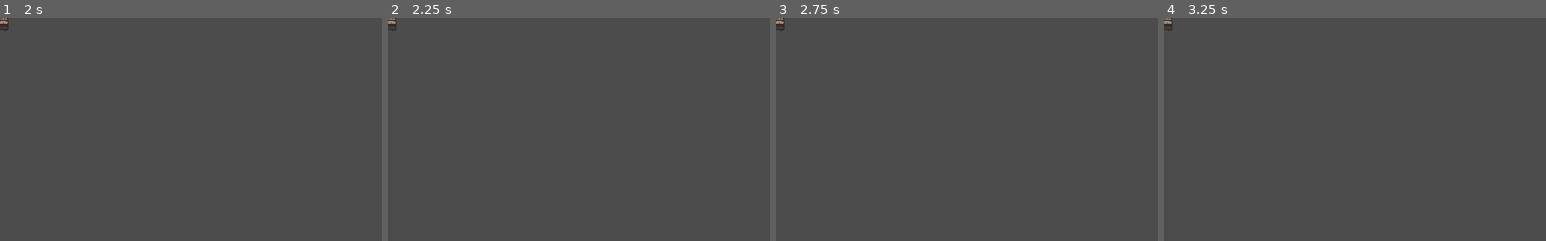
Above: before the commit, frames 1-4 (left to right).
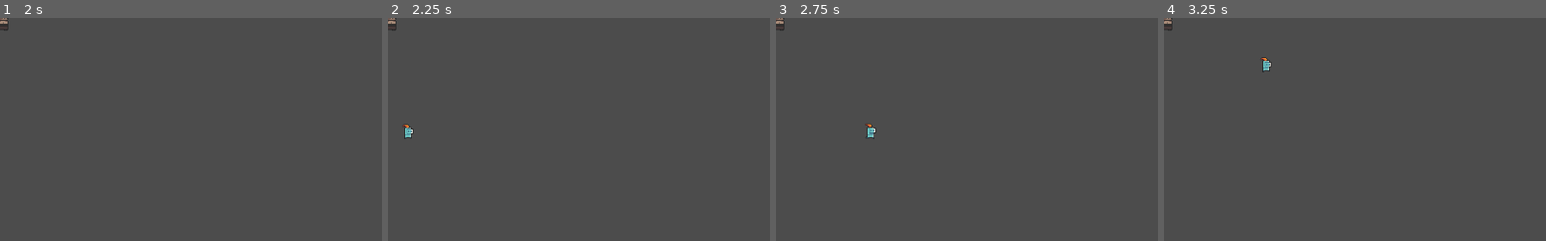
Above: after the commit, the same moments.

Repository: josephmbustamante/ludum-dare-45
Game: Godot game, scene res://Scenes/Main.tscn
The game is run twice, just before and just after one commit, with the same random seed, the same clock (stepped at 60 frames per second) and the same inputs. Before the commit the project has no main scene; this scene is started directly in both runs.
Inputs:
- Up to frame 1 (2 s): tap Enter at 0.5 s; hold Right (right) 0.53-1.28 s; tap Space at 1.25 s; hold Down (down) from 1.28 s (still down)
- Up to frame 2 (2.25 s): tap Enter at 2 s; release Down (down) at 2.03 s; hold Right (right) from 2.03 s (still down)
- Up to frame 3 (2.75 s): keep holding Right (right)
- Up to frame 4 (3.25 s): release Right (right) at 2.78 s; hold W (up) from 2.78 s (still down)
The pictures show only the part of the screen within x 0-50%, y 0-50%; the shares and areas given below are measured in that part.

Frame 1 is identical in both runs. In frame 2, 0.1% of the frame differs, in the area x 3-7%, y 47-55%; in frame 3, 0.1%, in the area x 23-27%, y 47-55%; in frame 4, 0.1%.

Commit message:
Add script to move the player

Diff:
--- a/Scenes/Main.tscn
+++ b/Scenes/Main.tscn
@@ -1,36 +1,37 @@
-[gd_scene load_steps=22 format=2]
+[gd_scene load_steps=23 format=2]
 
-[ext_resource path="res://Assets/Sprites/knight_m_idle_anim_f0.png" type="Texture" id=1]
-[ext_resource path="res://Assets/Sprites/knight_m_idle_anim_f1.png" type="Texture" id=2]
-[ext_resource path="res://Assets/Sprites/knight_m_idle_anim_f2.png" type="Texture" id=3]
-[ext_resource path="res://Assets/Sprites/knight_m_idle_anim_f3.png" type="Texture" id=4]
-[ext_resource path="res://Assets/Sprites/knight_m_hit_anim_f0.png" type="Texture" id=5]
-[ext_resource path="res://Assets/Sprites/knight_m_run_anim_f0.png" type="Texture" id=6]
-[ext_resource path="res://Assets/Sprites/knight_m_run_anim_f1.png" type="Texture" id=7]
-[ext_resource path="res://Assets/Sprites/knight_m_run_anim_f2.png" type="Texture" id=8]
-[ext_resource path="res://Assets/Sprites/knight_m_run_anim_f3.png" type="Texture" id=9]
-[ext_resource path="res://Assets/Sprites/big_zombie_idle_anim_f0.png" type="Texture" id=10]
-[ext_resource path="res://Assets/Sprites/big_zombie_idle_anim_f1.png" type="Texture" id=11]
-[ext_resource path="res://Assets/Sprites/big_zombie_idle_anim_f2.png" type="Texture" id=12]
-[ext_resource path="res://Assets/Sprites/big_zombie_idle_anim_f3.png" type="Texture" id=13]
-[ext_resource path="res://Assets/Sprites/big_zombie_run_anim_f0.png" type="Texture" id=14]
-[ext_resource path="res://Assets/Sprites/big_zombie_run_anim_f1.png" type="Texture" id=15]
-[ext_resource path="res://Assets/Sprites/big_zombie_run_anim_f2.png" type="Texture" id=16]
-[ext_resource path="res://Assets/Sprites/big_zombie_run_anim_f3.png" type="Texture" id=17]
+[ext_resource path="res://Scenes/Player.gd" type="Script" id=1]
+[ext_resource path="res://Assets/Sprites/knight_m_idle_anim_f0.png" type="Texture" id=2]
+[ext_resource path="res://Assets/Sprites/knight_m_idle_anim_f1.png" type="Texture" id=3]
+[ext_resource path="res://Assets/Sprites/knight_m_idle_anim_f2.png" type="Texture" id=4]
+[ext_resource path="res://Assets/Sprites/knight_m_idle_anim_f3.png" type="Texture" id=5]
+[ext_resource path="res://Assets/Sprites/knight_m_hit_anim_f0.png" type="Texture" id=6]
+[ext_resource path="res://Assets/Sprites/knight_m_run_anim_f0.png" type="Texture" id=7]
+[ext_resource path="res://Assets/Sprites/knight_m_run_anim_f1.png" type="Texture" id=8]
+[ext_resource path="res://Assets/Sprites/knight_m_run_anim_f2.png" type="Texture" id=9]
+[ext_resource path="res://Assets/Sprites/knight_m_run_anim_f3.png" type="Texture" id=10]
+[ext_resource path="res://Assets/Sprites/big_zombie_idle_anim_f0.png" type="Texture" id=11]
+[ext_resource path="res://Assets/Sprites/big_zombie_idle_anim_f1.png" type="Texture" id=12]
+[ext_resource path="res://Assets/Sprites/big_zombie_idle_anim_f2.png" type="Texture" id=13]
+[ext_resource path="res://Assets/Sprites/big_zombie_idle_anim_f3.png" type="Texture" id=14]
+[ext_resource path="res://Assets/Sprites/big_zombie_run_anim_f0.png" type="Texture" id=15]
+[ext_resource path="res://Assets/Sprites/big_zombie_run_anim_f1.png" type="Texture" id=16]
+[ext_resource path="res://Assets/Sprites/big_zombie_run_anim_f2.png" type="Texture" id=17]
+[ext_resource path="res://Assets/Sprites/big_zombie_run_anim_f3.png" type="Texture" id=18]
 
 [sub_resource type="SpriteFrames" id=1]
 animations = [ {
-"frames": [ ExtResource( 1 ), ExtResource( 2 ), ExtResource( 3 ), ExtResource( 4 ) ],
+"frames": [ ExtResource( 2 ), ExtResource( 3 ), ExtResource( 4 ), ExtResource( 5 ) ],
 "loop": true,
 "name": "idle",
 "speed": 12.0
 }, {
-"frames": [ ExtResource( 5 ) ],
+"frames": [ ExtResource( 6 ) ],
 "loop": true,
 "name": "hit",
 "speed": 12.0
 }, {
-"frames": [ ExtResource( 6 ), ExtResource( 7 ), ExtResource( 8 ), ExtResource( 9 ) ],
+"frames": [ ExtResource( 7 ), ExtResource( 8 ), ExtResource( 9 ), ExtResource( 10 ) ],
 "loop": true,
 "name": "run",
 "speed": 12.0
@@ -62,6 +63,7 @@
 current = true
 
 [node name="Player" type="KinematicBody2D" parent="."]
+script = ExtResource( 1 )
 
 [node name="AnimatedSprite" type="AnimatedSprite" parent="Player"]
 frames = SubResource( 1 )
--- /dev/null
+++ b/Scenes/Player.gd
@@ -0,0 +1,31 @@
+extends KinematicBody2D
+
+export var speed: int = 200
+
+# Called when the node enters the scene tree for the first time.
+func _ready() -> void:
+	pass # Replace with function body.
+
+func _process(delta: float) -> void:
+	var velocity = Vector2()  # The player's movement vector.
+	if Input.is_action_pressed("right"):
+		velocity.x += 1
+	if Input.is_action_pressed("left"):
+		velocity.x -= 1
+	if Input.is_action_pressed("down"):
+		velocity.y += 1
+	if Input.is_action_pressed("up"):
+		velocity.y -= 1
+
+	if velocity.length() > 0:
+		velocity = velocity.normalized() * speed
+		$AnimatedSprite.play("run")
+	else:
+		$AnimatedSprite.play("idle")
+
+	if velocity.x < 0:
+		$AnimatedSprite.flip_h = true
+	elif velocity.x > 0:
+		$AnimatedSprite.flip_h = false
+
+	move_and_slide(velocity)
--- a/project.godot
+++ b/project.godot
@@ -16,6 +16,7 @@
 [application]
 
 config/name="ludum-dare-45"
+run/main_scene="res://Scenes/Main.tscn"
 config/icon="res://icon.png"
 
 [input]
Not shown: 1 places in Scenes/Main.tscn that only renumber resources
